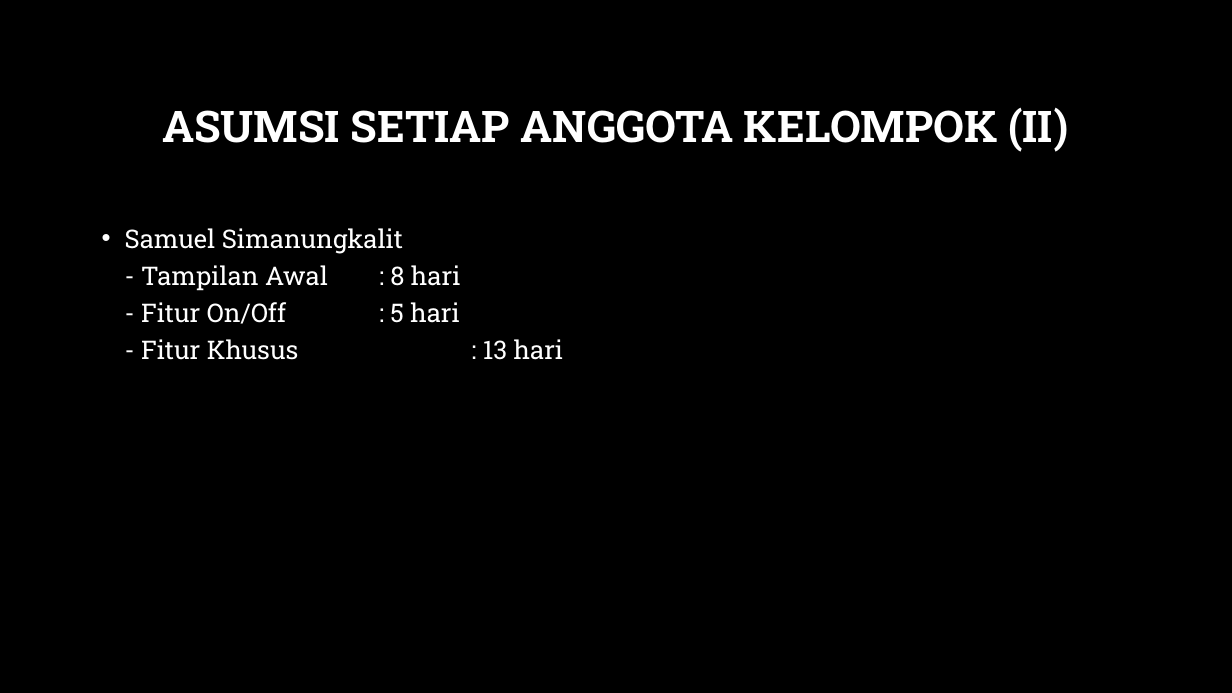
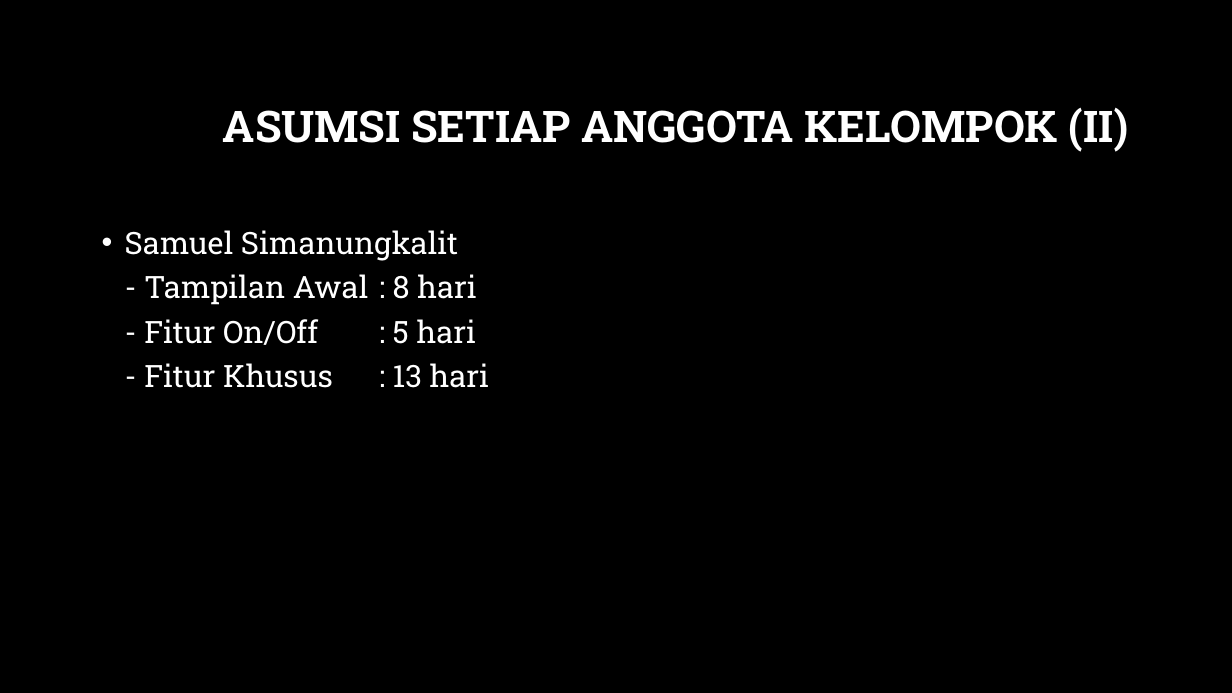
Before and after one commit to davidbezalel/test, a slide deck: slide 14 of bahanPresentasi.pptx. Drawn at 1232x693 pixels with LibreOffice and Linux fonts; fonts in the diff are those of the drawing; background and template pictures are left out. Boxes give left, top, right and bottom in pixels: in the first picture for what was removed or moved away, otherwise in the second. Text is boxed around its words. In the diff, an @@ line names an element or a change of style, - is before the commit and + after.

```diff
--- a/bahanPresentasi.pptx
+++ b/bahanPresentasi.pptx
@@ title "ASUMSI SETIAP ANGGOTA KELOMPOK (II)" at [223,107,1129,152]: alignment centre to right @@
@@ text "Samuel Simanungkalit - Tampilan Awal ..." at [125,230,489,388]: size 20 to 24 pt @@
```
Also in this commit, not shown: 9 other slides changed, 7 slides added.
